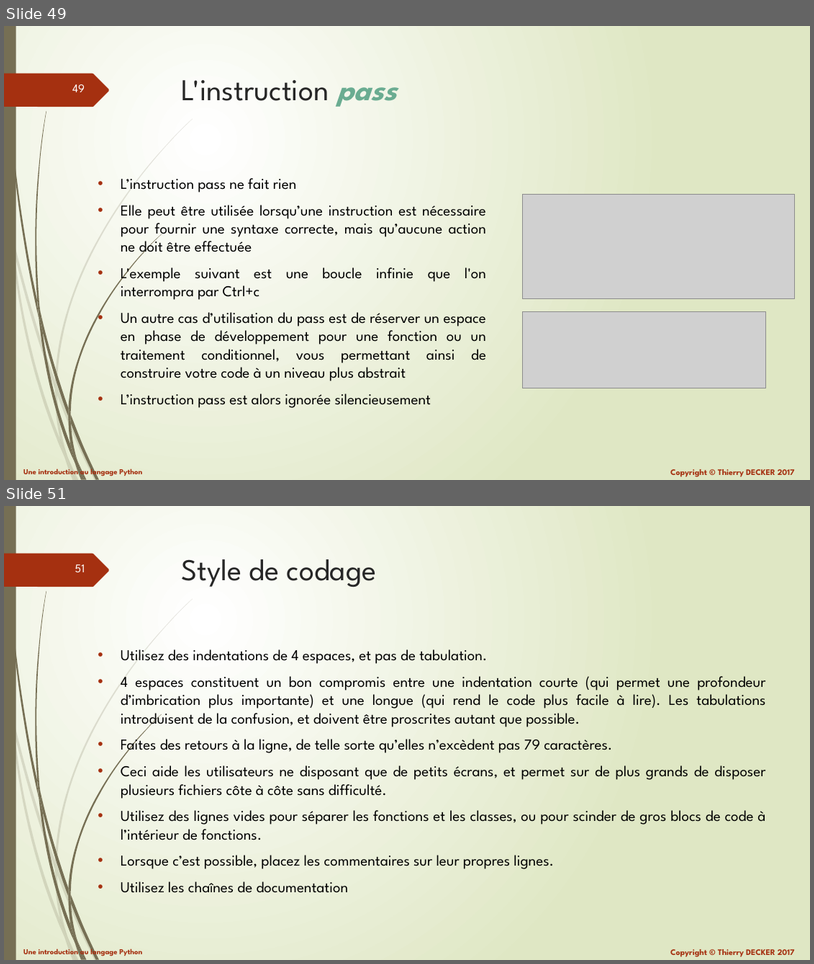
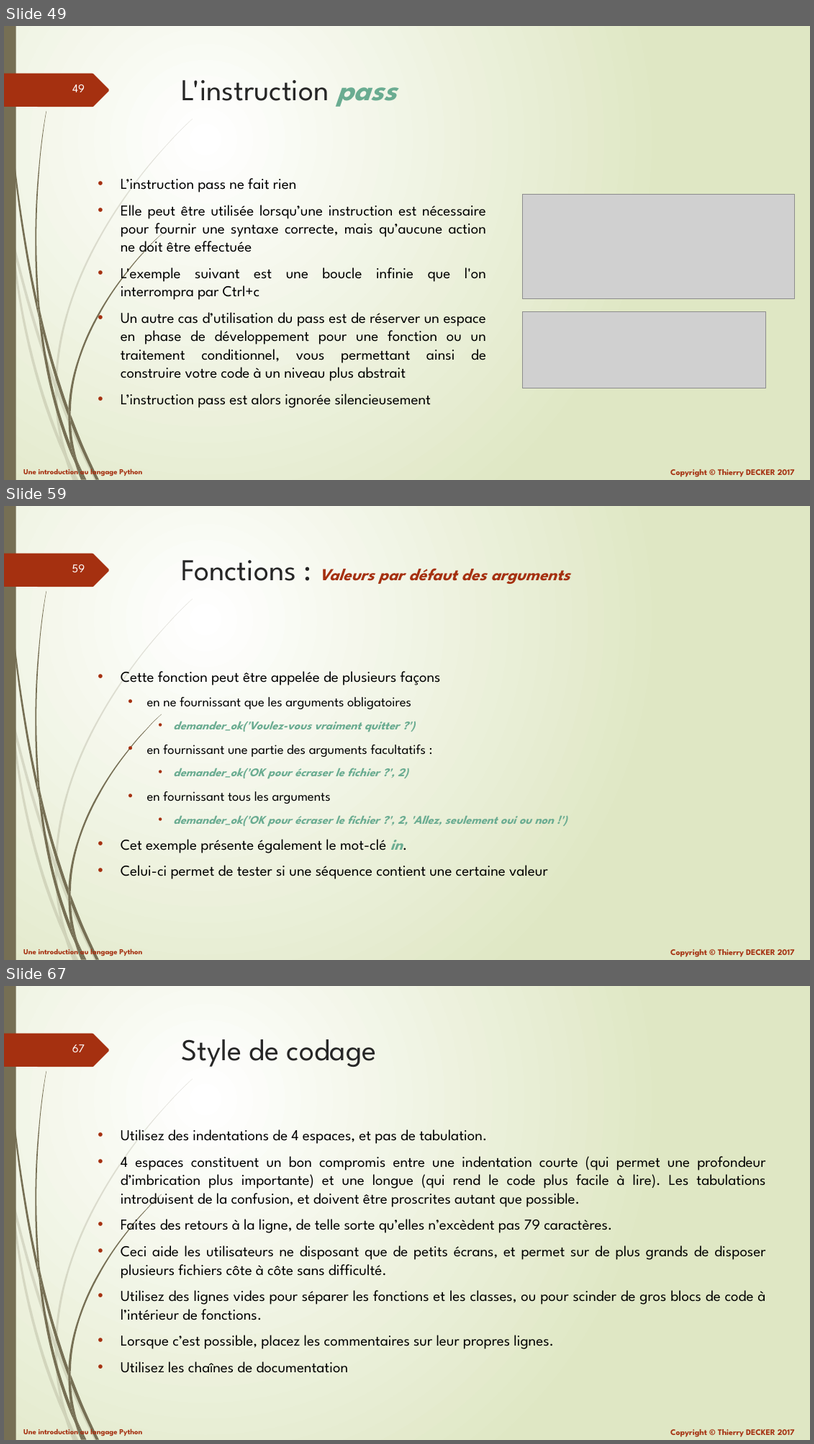
Before and after one commit to VikmanTheRacoon/learning-python, a slide deck: documentations/learning-python.pptx. Shown one above the other, each under a label of ours: slides 49 and 51 before the commit, slides 49, 59 and 67 after it; the slides between them are not shown. The pictures are 814x964 and 814x1444 pixels, drawn with LibreOffice and Linux fonts; fonts in the diff are those of the drawing; grey boxes stand for pictures. Boxes give left, top, right and bottom in pixels: in the first picture for what was removed or moved away, otherwise in the second. Text is boxed around its words. In the diff, an @@ line names an element or a change of style, - is before the commit and + after.

```diff
--- a/documentations/learning-python.pptx
+++ b/documentations/learning-python.pptx
@@ slide 59 added at [4,506,810,960], background gradient #FFFFFF to #DFE8C4; not listed: 27 template elements that a slide beside it also shows @@
@@ title added at [182,560,571,584], 20 pt, text #A53010, bold, italic @@
+Fonctions : Valeurs par défaut des arguments
@@ text added at [121,671,554,879], 14 pt, text #000000 @@
+• Cette fonction peut être appelée de plusieurs façons
+  • en ne fournissant que les arguments obligatoires
+    • demander_ok('Voulez-vous vraiment quitter ?')
+  • en fournissant une partie des arguments facultatifs :
+    • demander_ok('OK pour écraser le fichier ?', 2)
+  • en fournissant tous les arguments
+    • demander_ok('OK pour écraser le fichier ?', 2, 'Allez, seulement oui ou non !')
+• Cet exemple présente également le mot-clé in.
+• Celui-ci permet de tester si une séquence contient une certaine valeur
@@ what was slide 51 is now slide 67 @@
@@ page number at [72,1044,85,1052]: text changed @@
-51
+67
```
Also in this commit, not shown: 2 slides changed, 15 other slides added, 1 other file.
